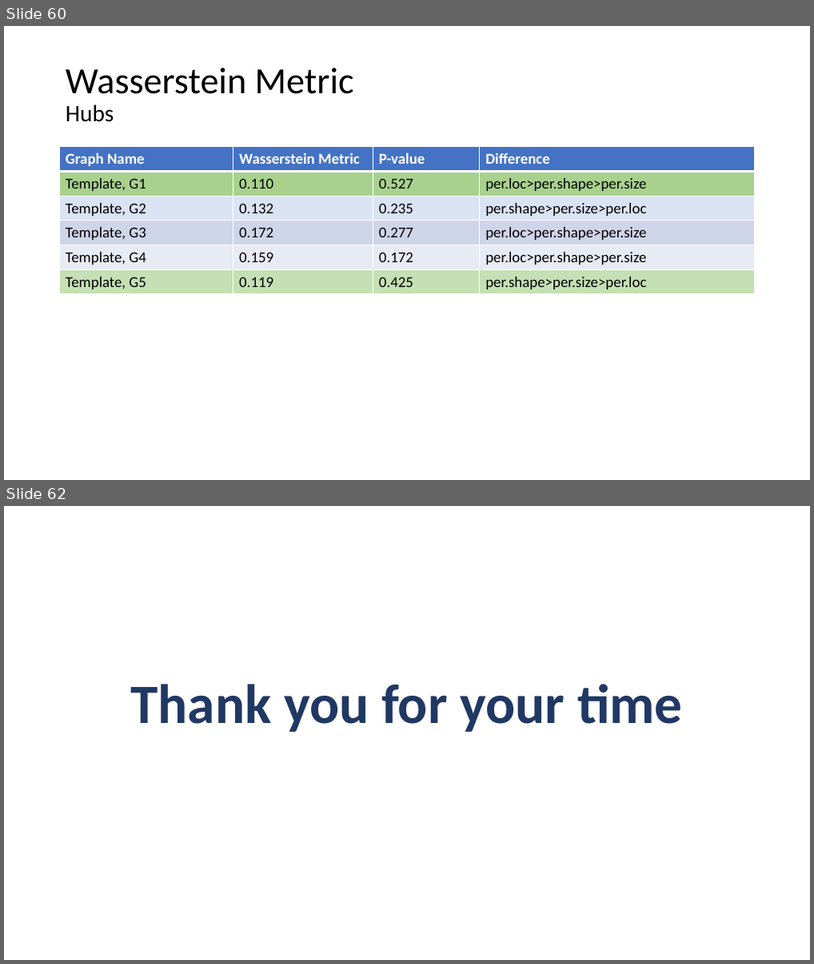
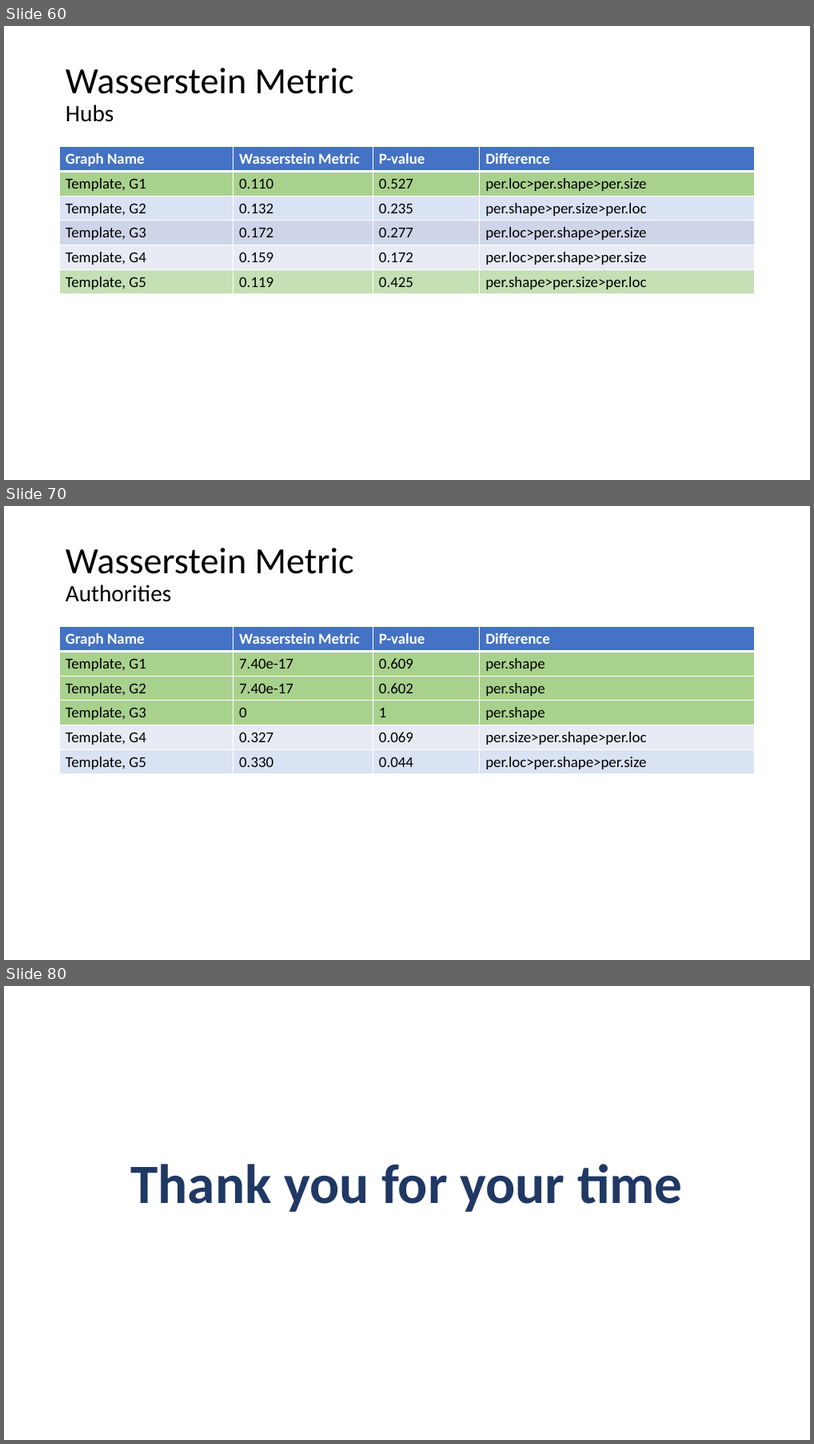
Before and after one commit to AtrayeeNeog/Visualization_2019-20, a slide deck: Documentation/Presentation/Project_Presentation_v2.pptx. Shown one above the other, each under a label of ours: slides 60 and 62 before the commit, slides 60, 70 and 80 after it; the slides between them are not shown. The pictures are 814x964 and 814x1444 pixels, drawn with LibreOffice and Linux fonts; fonts in the diff are those of the drawing. Boxes give left, top, right and bottom in pixels: in the first picture for what was removed or moved away, otherwise in the second. Text is boxed around its words. In the diff, an @@ line names an element or a change of style, - is before the commit and + after.

```diff
--- a/Documentation/Presentation/Project_Presentation_v2.pptx
+++ b/Documentation/Presentation/Project_Presentation_v2.pptx
@@ slide 70 added at [4, 506, 810, 960], background #FFFFFF @@
@@ title added at [66, 548, 354, 602], 44 pt, text #000000 @@
+Wasserstein Metric
+Authorities
@@ table added at [60, 627, 755, 774], 6 rows, 4 columns @@
+Graph Name | Wasserstein Metric | P-value | Difference
+Template, G1 | 7.40e-17 | 0.609 | per.shape
+Template, G2 | 7.40e-17 | 0.602 | per.shape
+Template, G3 | 0 | 1 | per.shape
+Template, G4 | 0.327 | 0.069 | per.size>per.shape>per.loc
+Template, G5 | 0.330 | 0.044 | per.loc>per.shape>per.size
@@ what was slide 62 is now slide 80 @@
```
Also in this commit, not shown: 1 slide changed, 17 other slides added, 2 other files.
